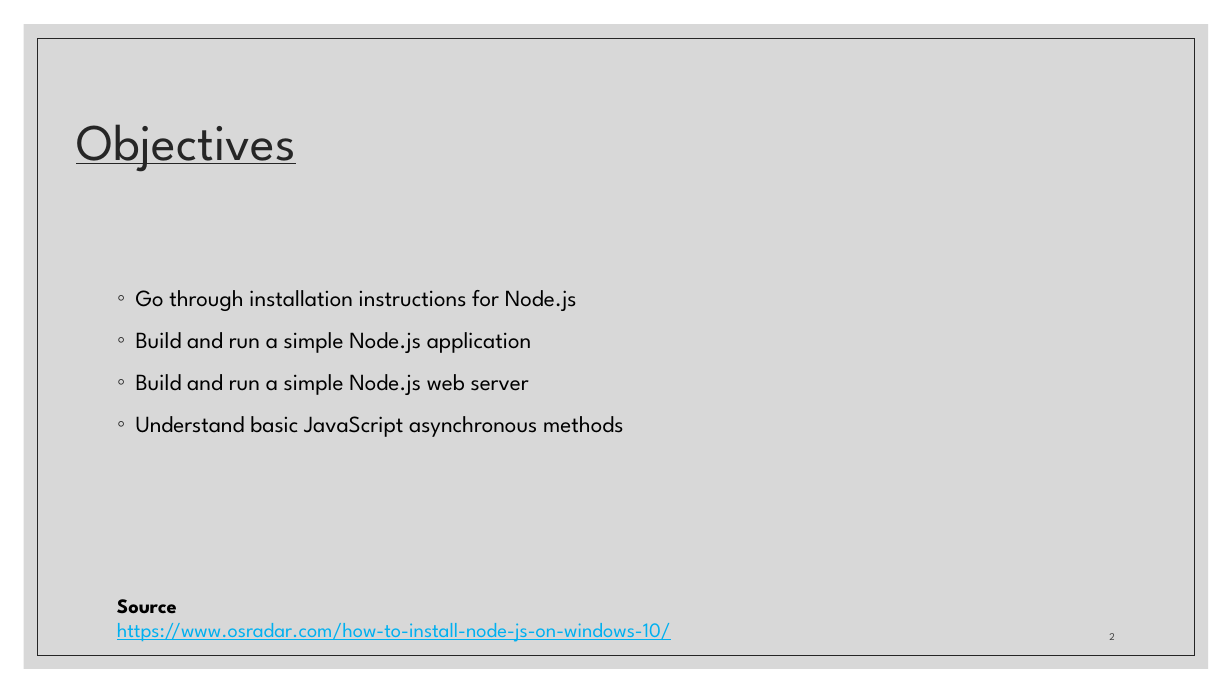
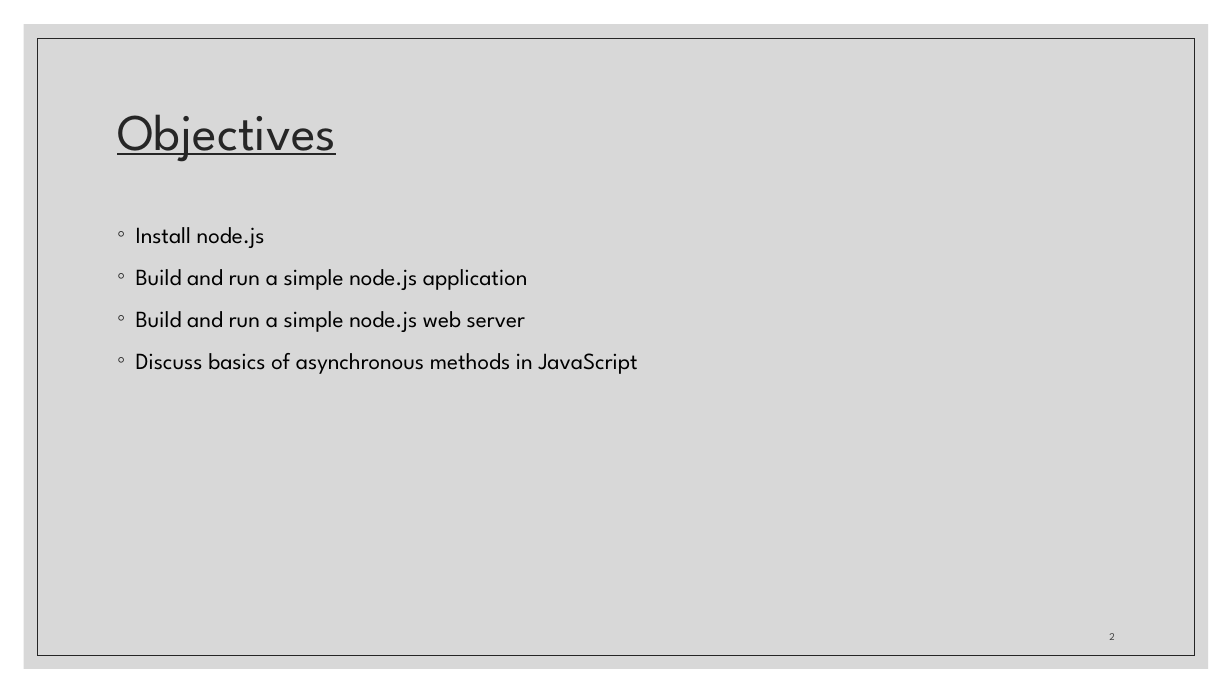
Before and after one commit to zackstotts/base-node-curriculum, a slide deck: slide 2 of unit_01/slides/Unit01-PartI.pptx. Drawn at 1232x693 pixels with LibreOffice and Linux fonts; fonts in the diff are those of the drawing. Boxes give left, top, right and bottom in pixels: in the first picture for what was removed or moved away, otherwise in the second. Text is boxed around its words. In the diff, an @@ line names an element or a change of style, - is before the commit and + after.

```diff
--- a/unit_01/slides/Unit01-PartI.pptx
+++ b/unit_01/slides/Unit01-PartI.pptx
@@ title "Objectives": place and size @@
-title "Objectives" at (76, 124, 295, 172)
+title "Objectives" at (117, 114, 336, 162)
@@ text at (136, 227, 638, 374): text changed @@
-◦ Go through installation instructions for Node.js
-◦ Build and run a simple Node.js application
-◦ Build and run a simple Node.js web server
-◦ Understand basic JavaScript asynchronous methods
+◦ Install node.js
+◦ Build and run a simple node.js application
+◦ Build and run a simple node.js web server
+◦ Discuss basics of asynchronous methods in JavaScript
@@ text removed at (117, 599, 671, 642) @@
-Source
-https://www.osradar.com/how-to-install-node-js-on-windows-10/
```
Also in this commit, not shown: 15 other slides changed, 6 slides added, 3 slides removed.
